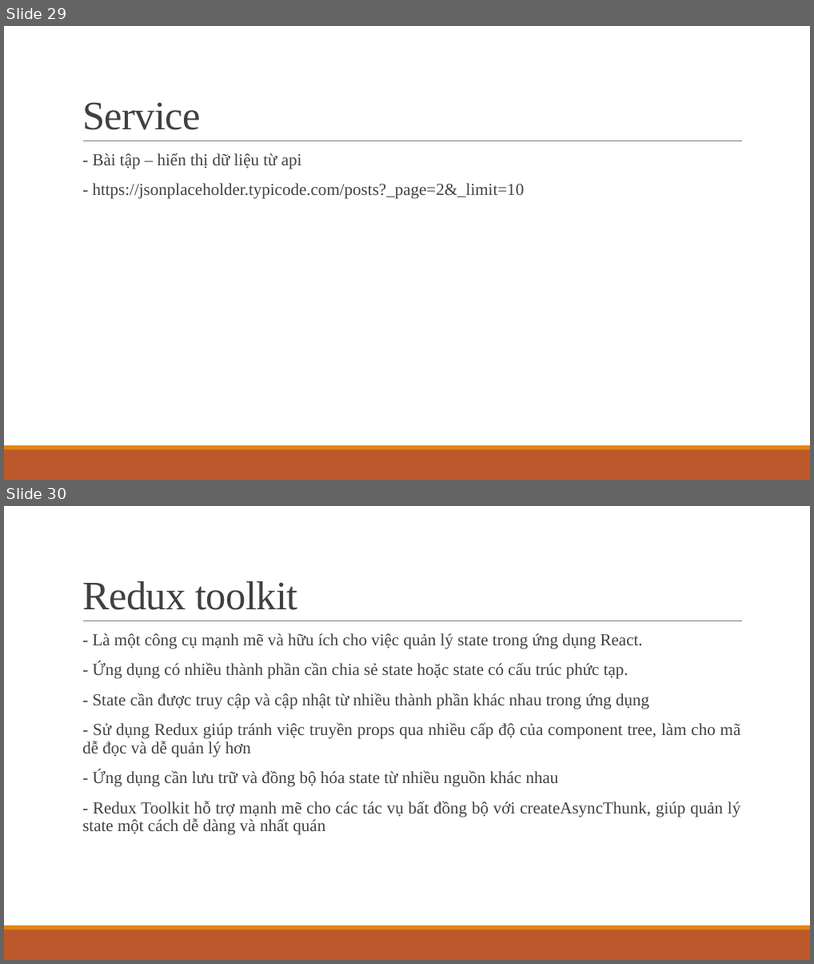
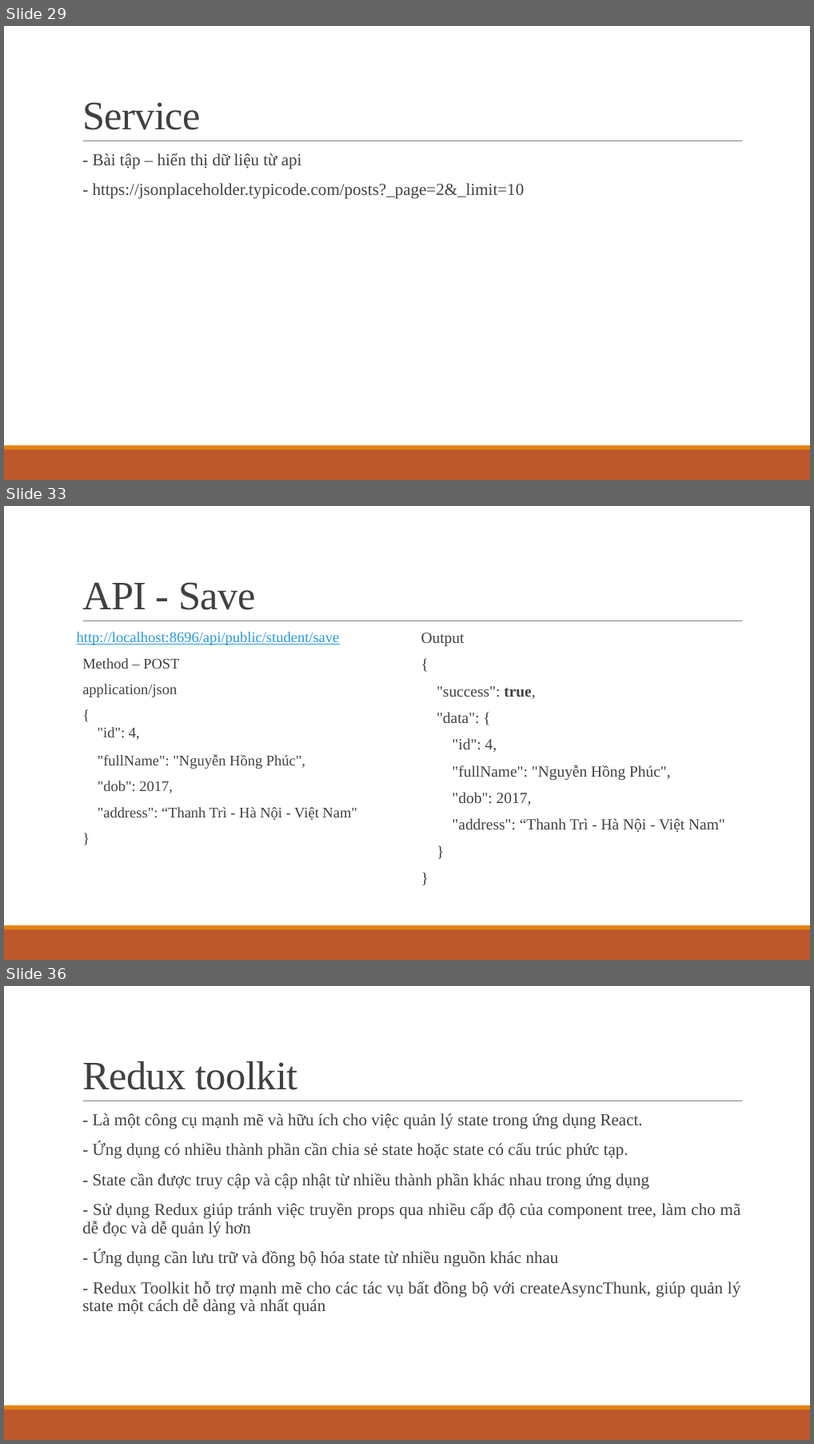
Before and after one commit to ddinhftieens/tranning-react, a slide deck: react_ts.pptx. Shown one above the other, each under a label of ours: slides 29 and 30 before the commit, slides 29, 33 and 36 after it; the slides between them are not shown. The pictures are 814x964 and 814x1444 pixels, drawn with LibreOffice and Linux fonts; fonts in the diff are those of the drawing. Boxes give left, top, right and bottom in pixels: in the first picture for what was removed or moved away, otherwise in the second. Text is boxed around its words. In the diff, an @@ line names an element or a change of style, - is before the commit and + after.

```diff
--- a/react_ts.pptx
+++ b/react_ts.pptx
@@ slide 33 added at [4,506,810,960], background #FFFFFF; not listed: 3 template elements that a slide beside it also shows @@
@@ title added at [82,582,255,610], 48 pt, text #404040 @@
+API - Save
@@ text added at [77,632,358,820], 17.6 pt, text #404040 @@
+http://localhost:8696/api/public/student/save
+  Method – POST
+  application/json
+  {
+  "id": 4,
+  "fullName": "Nguyễn Hồng Phúc",
+  "dob": 2017,
+  "address": “Thanh Trì - Hà Nội - Việt Nam"
+  }
@@ text added at [422,632,726,832], 18.5 pt, text #404040 @@
+  Output
+  {
+  "success": true,
+  "data": {
+  "id": 4,
+  "fullName": "Nguyễn Hồng Phúc",
+  "dob": 2017,
+  "address": “Thanh Trì - Hà Nội - Việt Nam"
+  }
+  }
@@ what was slide 30 is now slide 36 @@
```
Also in this commit, not shown: 5 other slides added, 6 other files.
